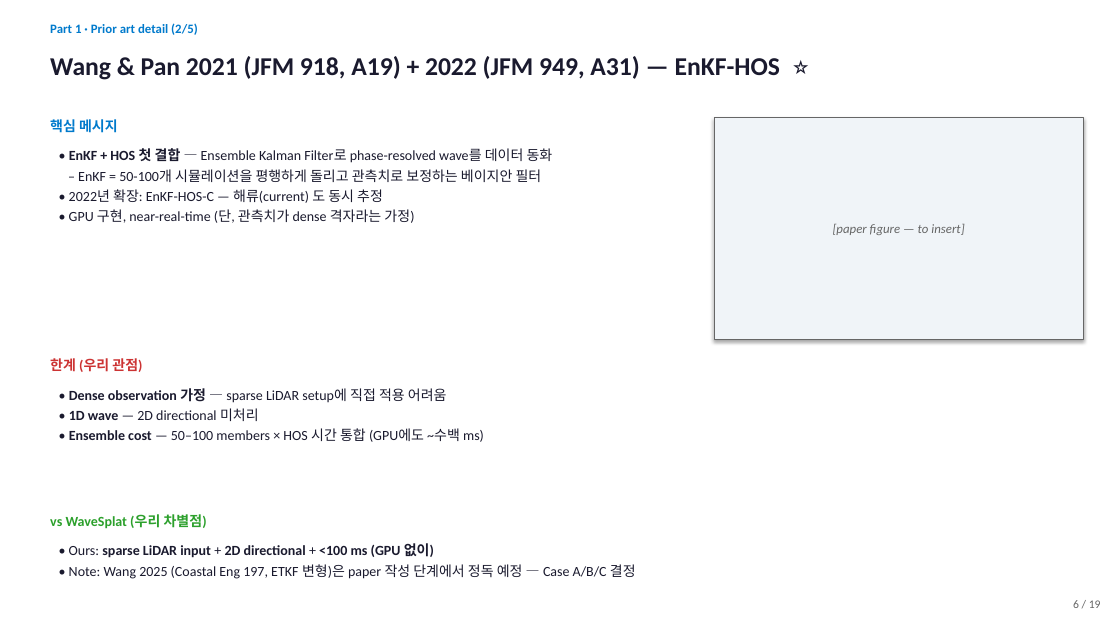
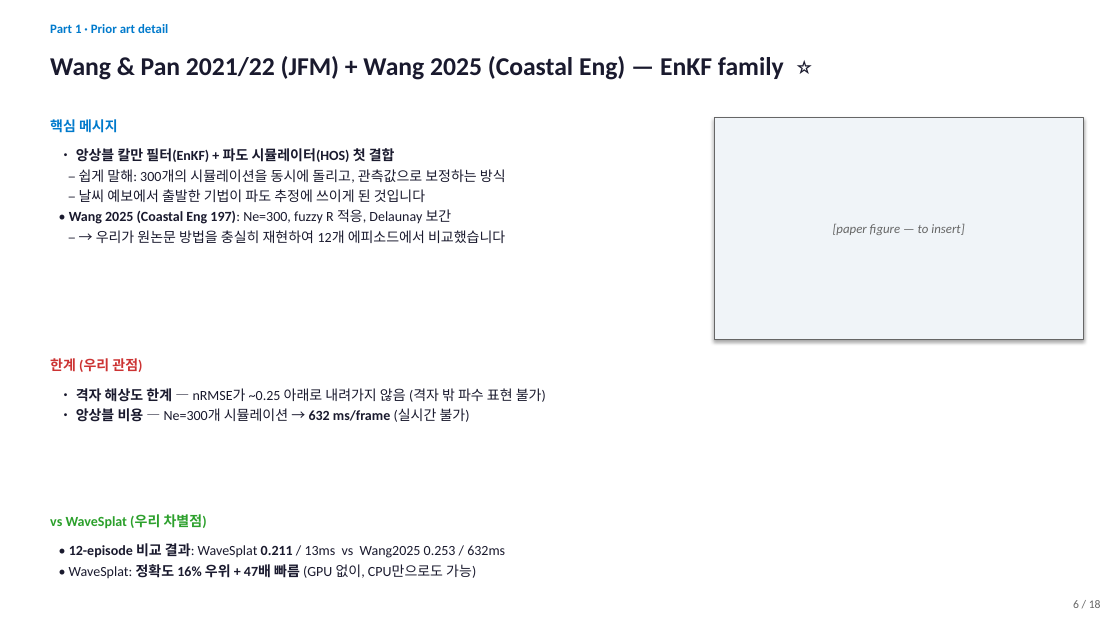
Before and after one commit to SAEYONGPARK94/wavesplat, a slide deck: slide 6 of wavesplat/docs/labmeeting_2026_05_13.pptx. Drawn at 1120x630 pixels with LibreOffice and Linux fonts; fonts in the diff are those of the drawing. Boxes give left, top, right and bottom in pixels: in the first picture for what was removed or moved away, otherwise in the second. Text is boxed around its words. In the diff, an @@ line names an element or a change of style, - is before the commit and + after.

```diff
--- a/wavesplat/docs/labmeeting_2026_05_13.pptx
+++ b/wavesplat/docs/labmeeting_2026_05_13.pptx
@@ text at bbox=[50, 24, 168, 33]: text changed @@
-Part 1 · Prior art detail (2/5)
+Part 1 · Prior art detail
@@ text at bbox=[50, 56, 784, 80]: text changed @@
-Wang & Pan 2021 (JFM 918, A19) + 2022 (JFM 949, A31) — EnKF-HOS ⭐
+Wang & Pan 2021/22 (JFM) + Wang 2025 (Coastal Eng) — EnKF family ⭐
@@ text at bbox=[69, 148, 506, 243]: text changed @@
-• EnKF + HOS 첫 결합 — Ensemble Kalman Filter로 phase-resolved wave를 데이터 동화
-– EnKF = 50-100개 시뮬레이션을 평행하게 돌리고 관측치로 보정하는 베이지안 필터
-• 2022년 확장: EnKF-HOS-C — 해류(current) 도 동시 추정
-• GPU 구현, near-real-time (단, 관측치가 dense 격자라는 가정)
+• 앙상블 칼만 필터(EnKF) + 파도 시뮬레이터(HOS) 첫 결합
+– 쉽게 말해: 300개의 시뮬레이션을 동시에 돌리고, 관측값으로 보정하는 방식
+– 날씨 예보에서 출발한 기법이 파도 추정에 쓰이게 된 것입니다
+• Wang 2025 (Coastal Eng 197): Ne=300, fuzzy R 적응, Delaunay 보간
+– → 우리가 원논문 방법을 충실히 재현하여 12개 에피소드에서 비교했습니다
@@ text at bbox=[76, 388, 546, 422]: text changed @@
-• Dense observation 가정 — sparse LiDAR setup에 직접 적용 어려움
-• 1D wave — 2D directional 미처리
-• Ensemble cost — 50–100 members × HOS 시간 통합 (GPU에도 ~수백 ms)
+• 격자 해상도 한계 — nRMSE가 ~0.25 아래로 내려가지 않음 (격자 밖 파수 표현 불가)
+• 앙상블 비용 — Ne=300개 시뮬레이션 → 632 ms/frame (실시간 불가)
@@ text at bbox=[69, 543, 505, 580]: text changed @@
-• Ours: sparse LiDAR input + 2D directional + <100 ms (GPU 없이)
-• Note: Wang 2025 (Coastal Eng 197, ETKF 변형)은 paper 작성 단계에서 정독 예정 — Case A/B/C 결정
+• 12-episode 비교 결과: WaveSplat 0.211 / 13ms vs Wang2025 0.253 / 632ms
+• WaveSplat: 정확도 16% 우위 + 47배 빠름 (GPU 없이, CPU만으로도 가능)
@@ text at bbox=[1073, 600, 1101, 608]: text changed @@
-6 / 19
+6 / 18
```
Also in this commit, not shown: 16 other slides changed, 11 slides added, 8 slides removed, 14 other files.
